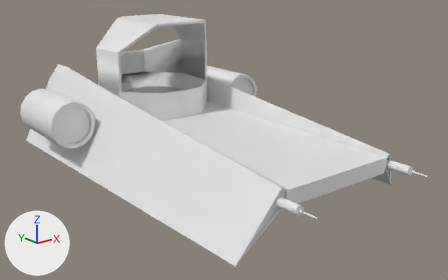
Two versions of the Blender file VoidRider/Assets/VOID/3dModels/despues.blend, one commit apart.
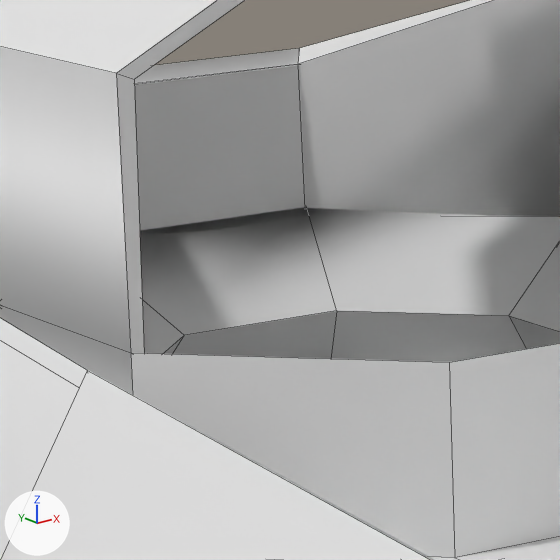
There are two pictures of each version: one whole from a 50 mm lens placed at (-101.0, -160.8, 40.4), pointed at (3.3, -30.5, -11.8), one close up on the part from 23% to 40% of the width and 15% to 43% of the height. Lighting does not change. The marker at lower left points along +X, +Y and +Z. The close-ups show mesh edges as thin lines.
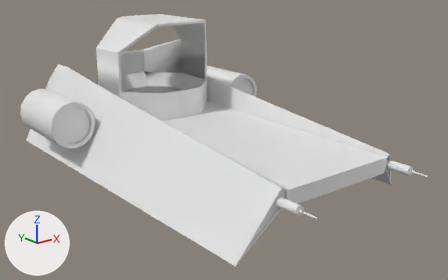
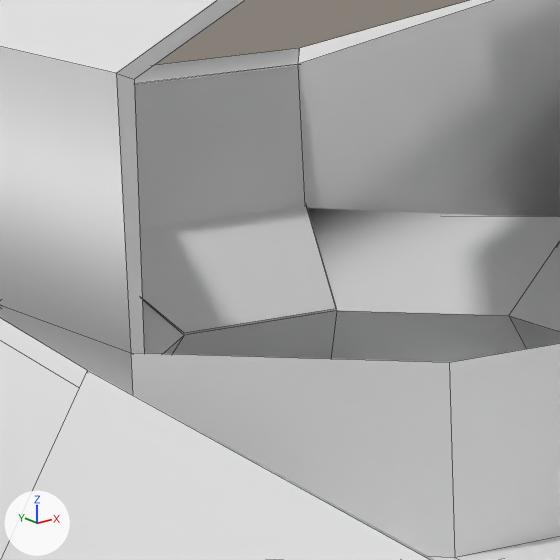
Where the change shows, as pixel boxes [x1, y1, x2, y2] in the close-ups (560 x 560 px):
part 1 of me_cylinder_006, added
    after: [140, 205, 336, 333]

The edits, one by one:
me_cylinder_006 has 578 vertices, 524 faces and spans x -48.9..16.8, y -9.9..27.3, z -35.1..2.4.
me_cylinder_006 is used by ob_cylinder_002; location (17.86, -78.31, -9.72); rotation (1.571, 0.0, 0.0), in degrees (90, 0, 0); scale (1.12, 1.08, 3.37).
Verts and faces of me_cylinder_006; kept vertices keep their numbers, new ones are numbered from 578.
Part 1, on me_cylinder_006:
New vertex 578 is at (-12.2, 6.0, -26.2), pixel (336, 308).
New vertex 579 is at (-19.3, 6.0, -26.1), pixel (184, 333).
New vertex 580 is at (-21.4, 9.6, -28.0).
New vertex 581 is at (-10.1, 9.6, -28.0).
New faces: (578, 581, 580, 579).
